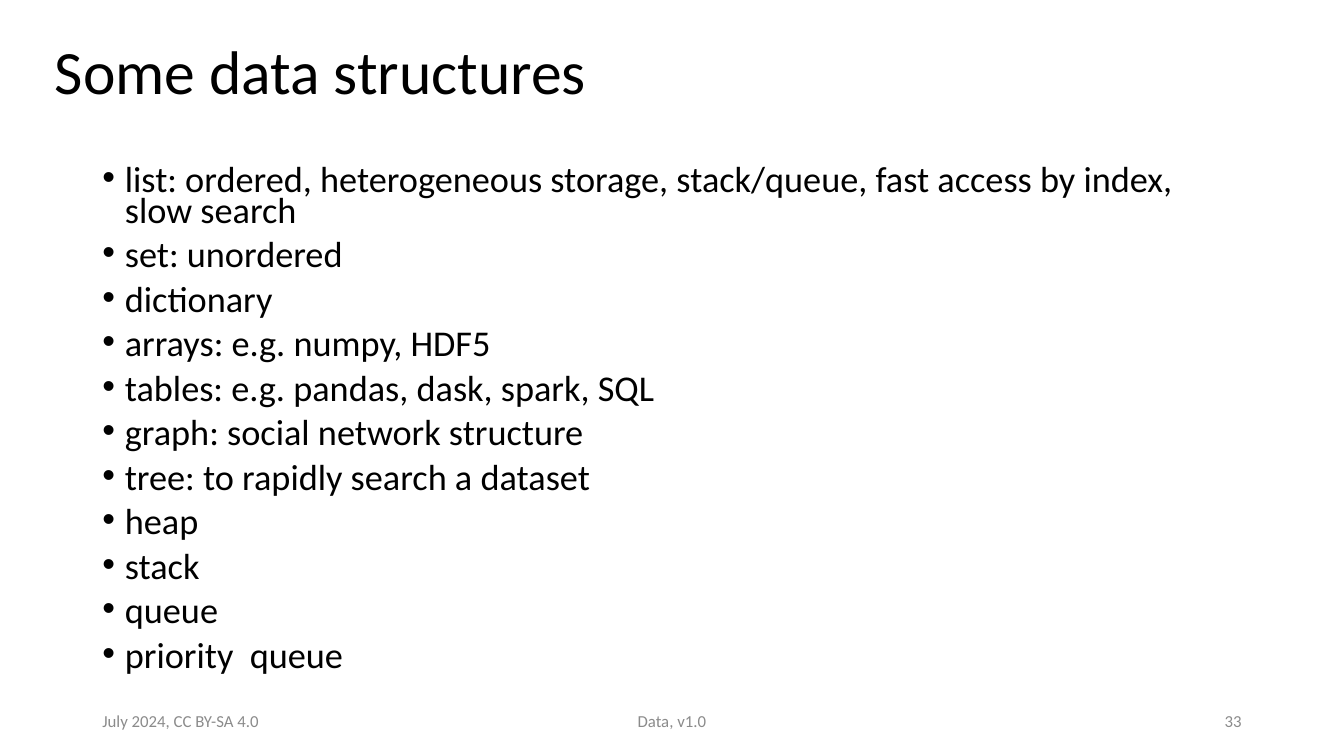
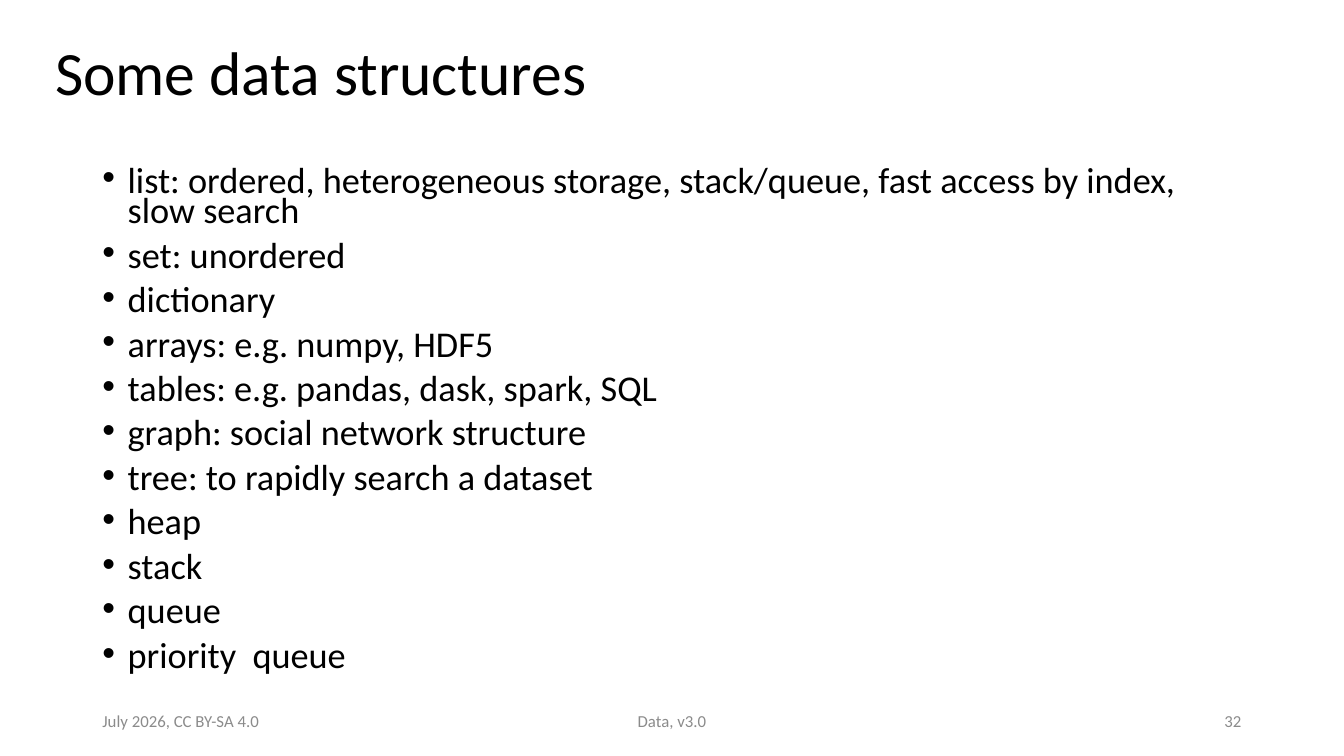
Before and after one commit to ASPP/data_class, a slide deck: slide 32 of data.pptx (slide 33 before the commit). Drawn at 1344x756 pixels with LibreOffice and Linux fonts; fonts in the diff are those of the drawing. Boxes give left, top, right and bottom in pixels: in the first picture for what was removed or moved away, otherwise in the second. Text is boxed around its words. In the diff, an @@ line names an element or a change of style, - is before the commit and + after.

Commit message:
One pass through the data slides

```diff
--- a/data.pptx
+++ b/data.pptx
@@ text "list: ordered, heterogeneous storage, stack/queue, ..." at box(128, 167, 1175, 674): indent changed @@
@@ text at box(102, 715, 259, 730): text changed; text colour #8B8B8B to #8C8C8C @@
-July 2024, CC BY-SA 4.0
+July 2026, CC BY-SA 4.0
@@ text at box(638, 716, 706, 729): text changed; text colour #8B8B8B to #8C8C8C @@
-Data, v1.0
+Data, v3.0
@@ page number at box(1224, 716, 1241, 727): text changed; text colour #8B8B8B to #8C8C8C @@
-33
+32
```
Also in this commit, not shown: 30 other slides changed, 1 slide added, 2 slides removed.
